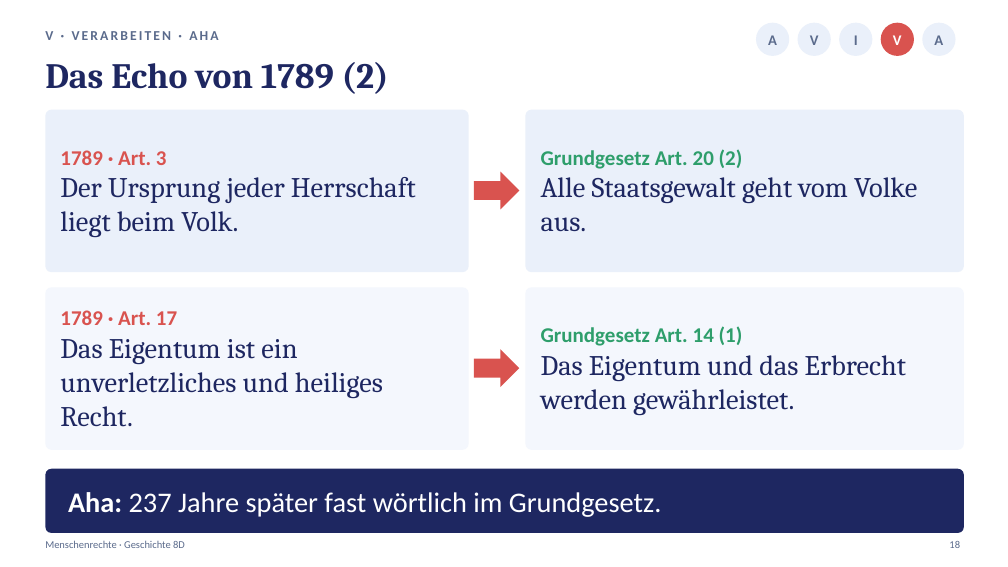
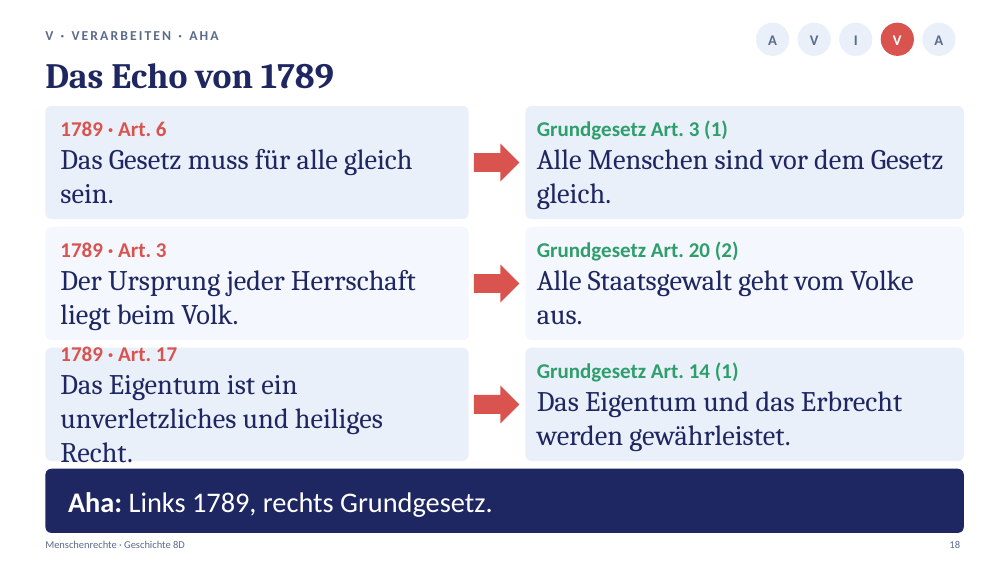
Before and after one commit to golzkonstantin-gif/Schule, a slide deck: slide 18 of Geschichte_8D/Stunde4_Menschenrechte/Praesentation_Stunde4_Menschenrechte_8D.pptx. Drawn at 1008x567 pixels with LibreOffice and Linux fonts; fonts in the diff are those of the drawing. Boxes give left, top, right and bottom in pixels: in the first picture for what was removed or moved away, otherwise in the second. Text is boxed around its words. In the diff, an @@ line names an element or a change of style, - is before the commit and + after.

```diff
--- a/Geschichte_8D/Stunde4_Menschenrechte/Praesentation_Stunde4_Menschenrechte_8D.pptx
+++ b/Geschichte_8D/Stunde4_Menschenrechte/Praesentation_Stunde4_Menschenrechte_8D.pptx
@@ text at box(45, 63, 334, 89): text changed @@
-Das Echo von 1789 (2)
+Das Echo von 1789
@@ rounded rectangle: place and size @@
-rounded rectangle at box(45, 110, 469, 272)
+rounded rectangle at box(45, 106, 469, 219)
@@ rounded rectangle: place and size @@
-rounded rectangle at box(526, 110, 964, 272)
+rounded rectangle at box(526, 106, 964, 219)
@@ text added at box(60, 121, 413, 203), 27 pt, text #1E2761 @@
+1789 · Art. 6
+Das Gesetz muss für alle gleich sein.
@@ right arrow: place and size @@
-right arrow at box(474, 172, 520, 209)
+right arrow at box(474, 144, 520, 181)
@@ text added at box(537, 120, 944, 209), 27 pt, text #1E2761 @@
+Grundgesetz Art. 3 (1)
+Alle Menschen sind vor dem Gesetz gleich.
@@ proportions changed in 4 elements at box(526, 106, 964, 219), box(45, 106, 469, 219), box(526, 227, 964, 340), box(45, 227, 469, 340) @@
@@ rounded rectangle: place and size @@
-rounded rectangle at box(45, 287, 469, 450)
+rounded rectangle at box(45, 227, 469, 340)
@@ text "1789 · Art. 3 Der ...": place and size @@
-text "1789 · Art. 3 Der ..." at box(60, 150, 416, 237)
+text "1789 · Art. 3 Der ..." at box(60, 242, 416, 331)
@@ rounded rectangle: place and size @@
-rounded rectangle at box(526, 287, 964, 450)
+rounded rectangle at box(526, 227, 964, 340)
@@ text "Grundgesetz Art. 20 (2) Alle ...": place and size @@
-text "Grundgesetz Art. 20 (2) Alle ..." at box(541, 149, 917, 231)
+text "Grundgesetz Art. 20 (2) Alle ..." at box(537, 241, 913, 324)
@@ right arrow: place and size @@
-right arrow at box(474, 349, 520, 387)
+right arrow at box(474, 265, 520, 302)
@@ rounded rectangle added at box(45, 348, 469, 461), fill #EAF0FA @@
@@ text "1789 · Art. 17 Das ..." rewrapped from box(60, 310, 383, 427) to box(60, 346, 383, 469) @@
@@ rounded rectangle added at box(526, 348, 964, 461), fill #EAF0FA @@
@@ text "Grundgesetz Art. 14 (1) Das ...": place and size @@
-text "Grundgesetz Art. 14 (1) Das ..." at box(541, 326, 906, 416)
+text "Grundgesetz Art. 14 (1) Das ..." at box(537, 362, 902, 451)
@@ right arrow added at box(474, 386, 520, 423), fill #D9534F @@
@@ text at box(68, 492, 492, 517): text changed @@
-Aha: 237 Jahre später fast wörtlich im Grundgesetz.
+Aha: Links 1789, rechts Grundgesetz.
```
Also in this commit, not shown: 5 other slides changed, 3 slides added, 2 slides removed, 18 other files.
